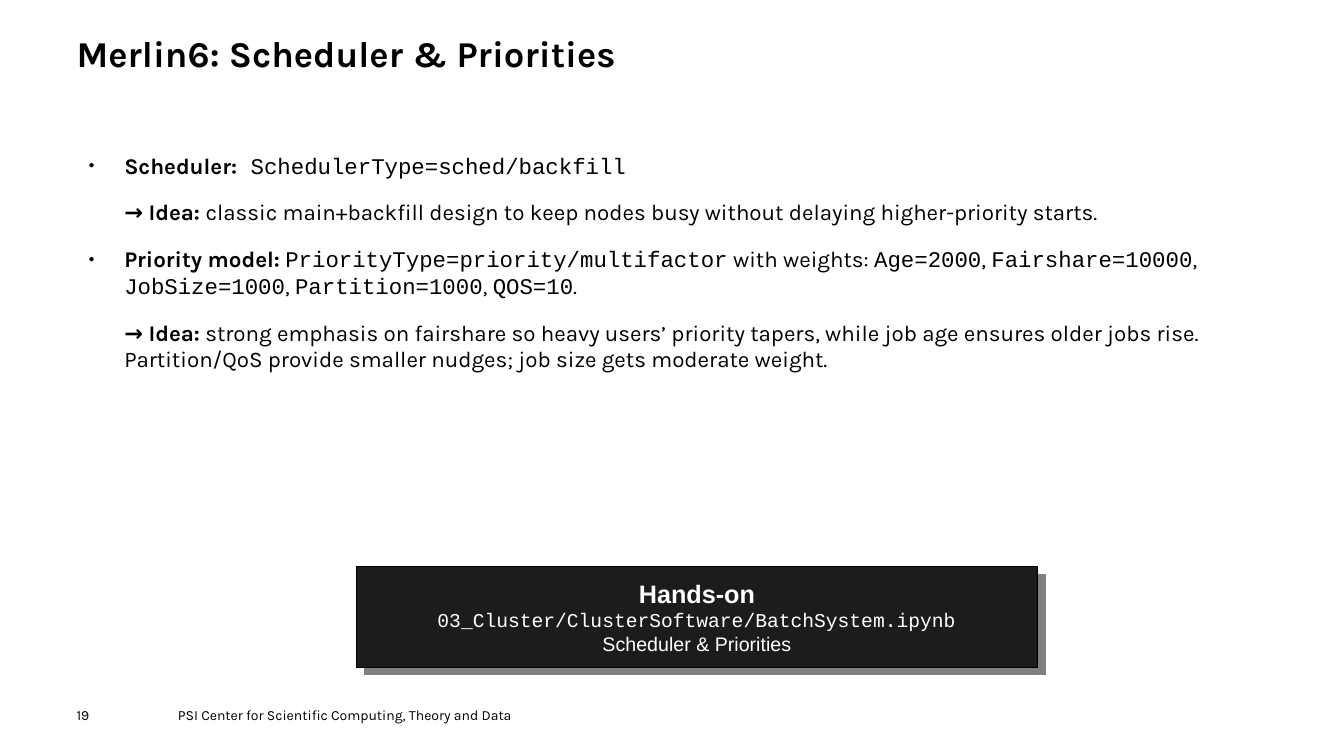
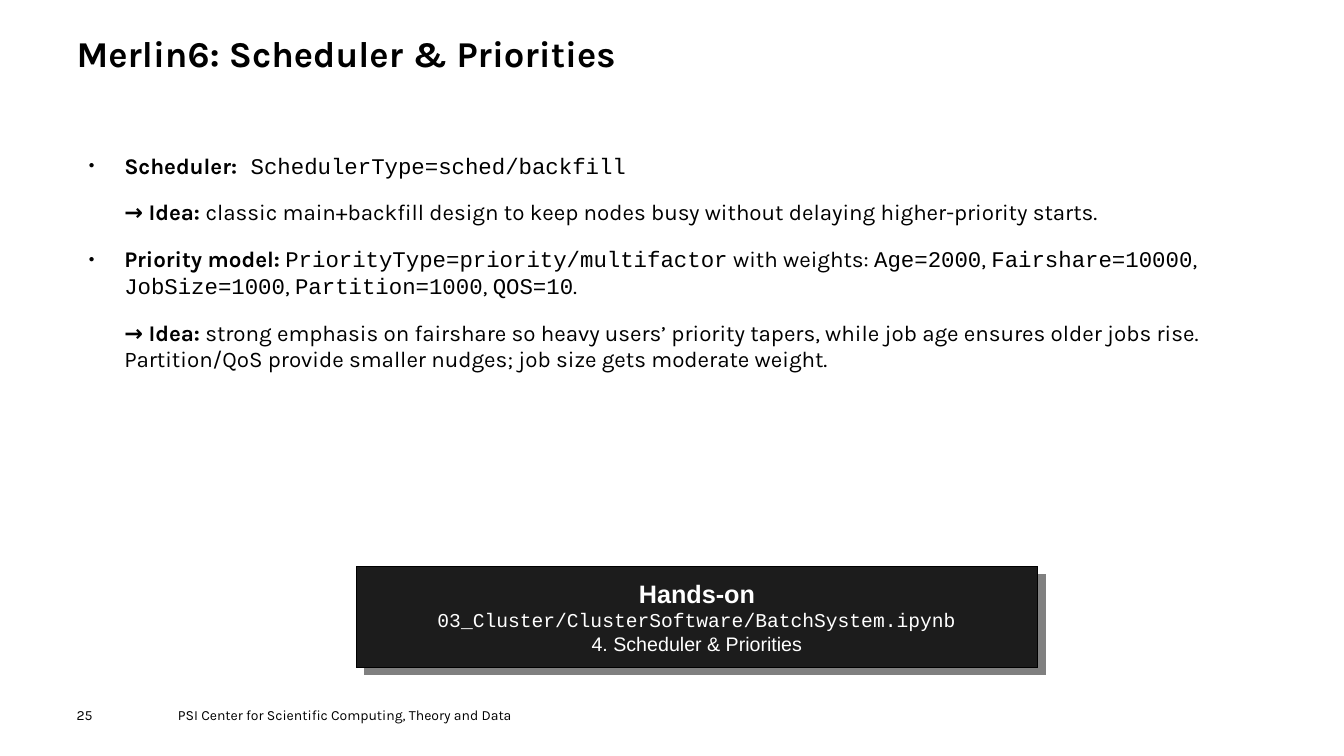
Before and after one commit to fhnw-hpcp/HS25, a slide deck: slide 25 of Slurm.odp (slide 19 before the commit). Drawn at 1344x756 pixels with LibreOffice and Linux fonts; fonts in the diff are those of the drawing; background and template pictures are left out. Boxes give left, top, right and bottom in pixels: in the first picture for what was removed or moved away, otherwise in the second. Text is boxed around its words. In the diff, an @@ line names an element or a change of style, - is before the commit and + after.

```diff
--- a/Slurm.odp
+++ b/Slurm.odp
@@ text in rectangle at box(437, 614, 955, 652): text changed @@
-03_Cluster/ClusterSoftware/BatchSystem.ipynb
-Scheduler & Priorities
+03_Cluster/ClusterSoftware/BatchSystem.ipynb
+4. Scheduler & Priorities
@@ page number at box(77, 711, 93, 720): text changed @@
-19
+25
```
Also in this commit, not shown: 16 other slides changed, 4 slides added, 22 slides removed.
